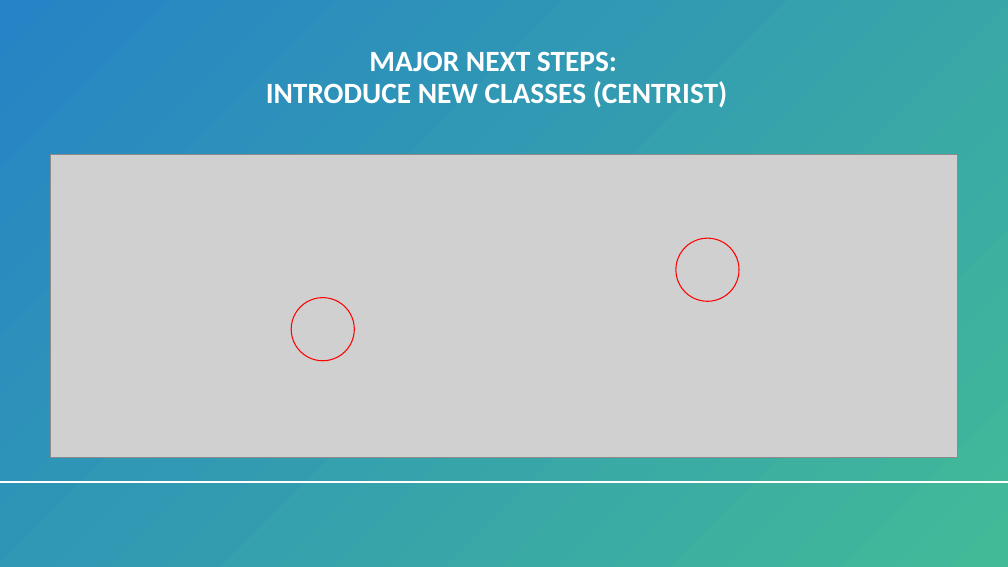
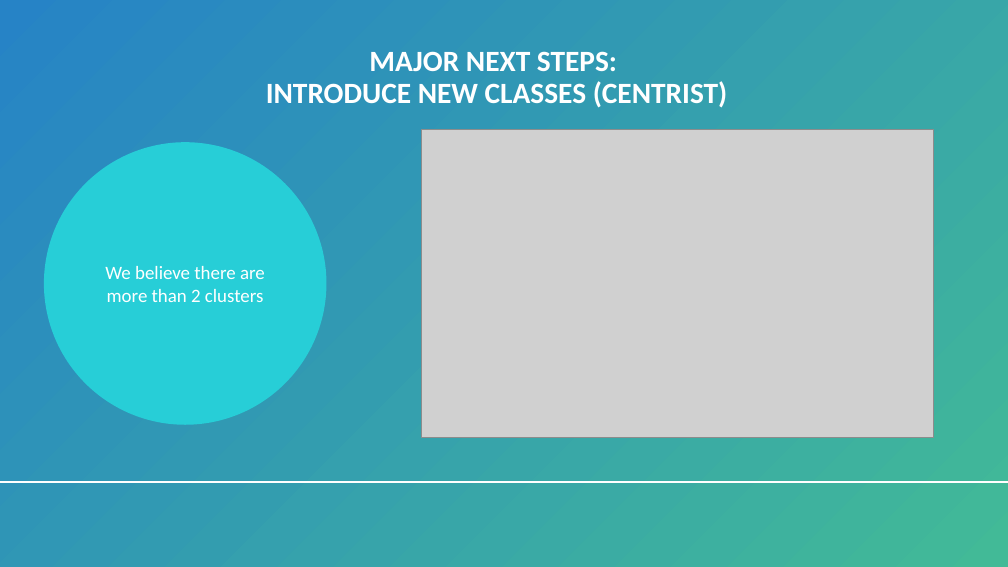
Before and after one commit to bmccabe96/Reddit_NLP, a slide deck: slide 9 of Mod4 Presentation.pptx (slide 10 before the commit). Drawn at 1008x567 pixels with LibreOffice and Linux fonts; fonts in the diff are those of the drawing; grey boxes stand for pictures. Boxes give left, top, right and bottom in pixels: in the first picture for what was removed or moved away, otherwise in the second. Text is boxed around its words. In the diff, an @@ line names an element or a change of style, - is before the commit and + after.

```diff
--- a/Mod4 Presentation.pptx
+++ b/Mod4 Presentation.pptx
@@ ellipse added at (44,142,327,425), fill #27CED7, 18 pt, text #FFFFFF @@
+We believe there are more than 2 clusters
@@ picture: place and size @@
-picture at (51,155,958,457)
+picture at (421,130,934,438)
@@ freeform shape added at (104,197,117,210), fill #FFFFFF @@
@@ freeform shape added at (88,234,95,242), fill #FFFFFF @@
@@ ellipse removed at (676,238,740,302) @@
@@ freeform shape added at (117,268,126,278), fill #FFFFFF @@
@@ ellipse removed at (291,298,355,361) @@
```
Also in this commit, not shown: 1 other slide changed.
